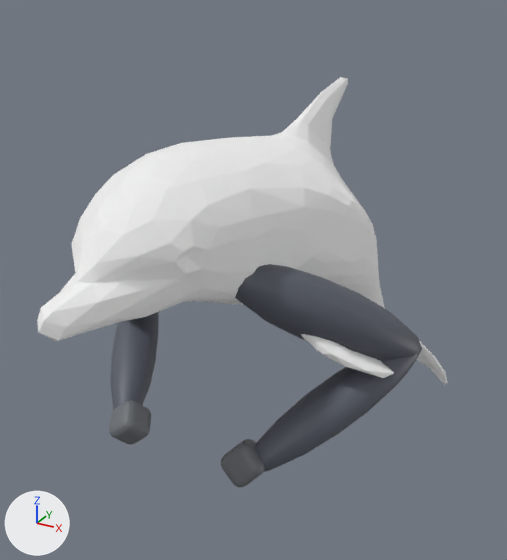
The glTF model assets/character/dolphin1.glb as it was, and as the next commit left it.
One viewpoint serves both versions: a 50 mm camera at (1.242, -2.588, 2.446) aimed at (-0.173, -0.017, 1.16). The axes (+X, +Y, +Z) are drawn at lower left. The lights are the same throughout. Where no turn or scale is listed for an object, it has been applied to the vertices. Vertices at the same position are counted once.

The scene before the commit, as lines of its bpy script (objects in view):
```python
me_mball_008 = bpy.data.meshes.new('Mball.008')
me_mball_008.from_pydata(...)  # 2293 vertices, 4558 faces; spans x -0.92..0.42, y -0.6..2.3, z -0.87..1.14
# faces by material slot: [1196, 1030, 284, 284, 284, 284, 1196]
me_mball_008.materials.append(mat_material_001)  # grey #707378
me_mball_008.materials.append(mat_material_0)  # white #ffffff
me_mball_008.materials.append(mat_color_004)  # dark grey #5d616d
me_mball_008.materials.append(mat_color_001)  # dark grey #5d616d
me_mball_008.materials.append(mat_color_002)  # dark grey #5d616d
me_mball_008.materials.append(mat_color_003)  # dark grey #5d616d
me_mball_008.materials.append(mat_color)  # grey #707378
ob_fistl_001 = bpy.data.objects.new('fistL.001', me_mball_008)
ob_fistl_001.location = (0.25, -0.85, 0.87)
```
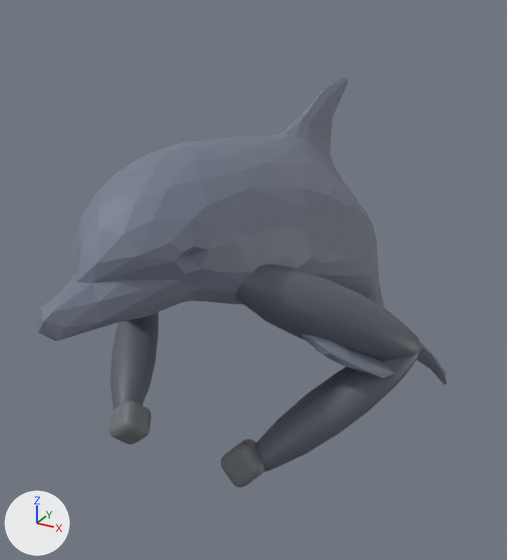
Where the newer file only moved an object's origin or applied its transform, the numbers keep the older frame.

Boxes (x1, y1, x2, y2) around the edits, measured in the pictures (507 x 560 px):
part 1 of me_mball_008, recoloured
    both: (37, 77, 447, 385)

The edits, one by one:
Material 'Material_0.001' (mat_material_0_001) is new.
Its base color is (0.178, 0.205, 0.27) (blue #757d8e).
me_mball_008 has 2293 vertices, 4558 faces and spans x -0.92..0.42, y -0.6..2.3, z -0.87..1.14.
me_mball_008 is used by ob_fistl_001; location (0.25, -0.85, 0.87).
me_mball_008 part 1: 1030 faces spanning x -0.88..0.38, y -0.6..2.3, z -0.87..1.14 switch from mat_material_0 (white #ffffff) to mat_material_0_001 (blue #757d8e).
